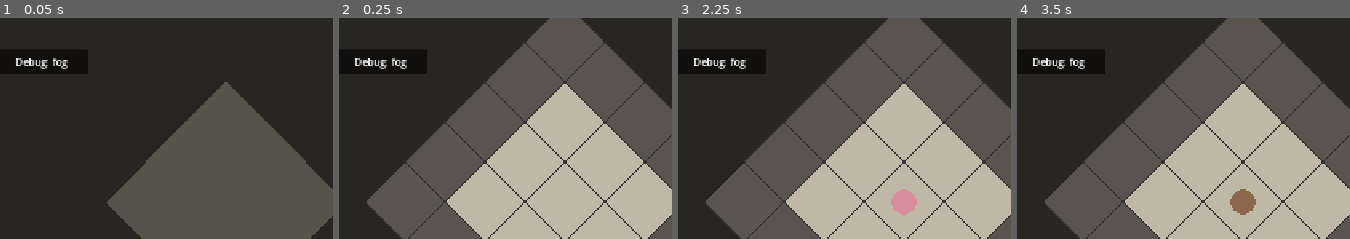
Above: before the commit, frames 1-4 (left to right).
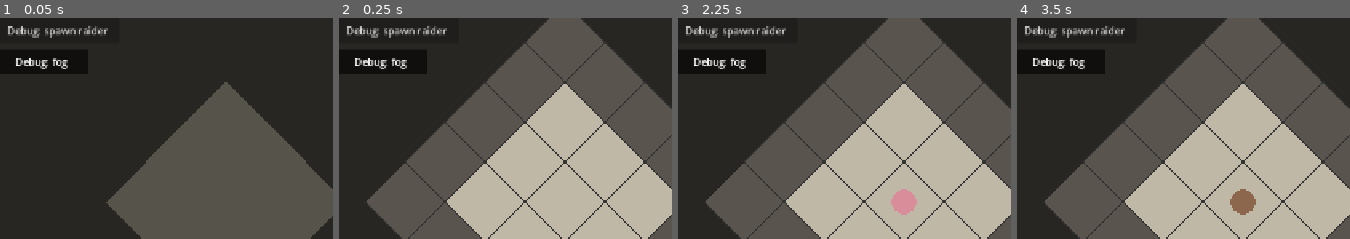
Above: after the commit, the same moments.

Repository: SirSizzle24/mazelord
Game: Godot game, scene res://Scenes/main.tscn
Two runs of this game, one before a commit and one after it. Both use one fixed random seed, a clock stepped at 60 frames per second and the inputs below.
Inputs (mouse positions are % of the whole screen's width and height, from its top left):
- Up to frame 1 (0.05 s): no input
- Up to frame 2 (0.25 s): no input
- Up to frame 3 (2.25 s): click (32, 19) at 0.5 s, where only the run after the commit has a clickable "Debug: spawn raider"; click "Dig" at 1.25 s; click "Summon Worker (30)" at 2 s
- Up to frame 4 (3.5 s): click "Summon Roundhead (20)" at 2.75 s
The pictures show only the part of the screen within x 23-73%, y 17-67%; the shares and areas given below are measured in that part.

The runs differ from the first frame. In frame 1, 0.7% of the frame differs, in the area x 2-33%, y 3-10%; in frame 2, 0.7%; in frame 3, 0.7%; in frame 4, 0.7%.

Commit message:
Combat basics: shared fighter script, raiders, downed troops

Diff:
--- a/Scenes/main.tscn
+++ b/Scenes/main.tscn
@@ -12,6 +12,7 @@
 [ext_resource type="Script" path="res://scripts/fog.gd" id="10_fog"]
 [ext_resource type="Script" path="res://scripts/job_dispatcher.gd" id="11_jobs"]
 [ext_resource type="Script" path="res://scripts/roster.gd" id="12_roster"]
+[ext_resource type="PackedScene" path="res://Scenes/raider.tscn" id="13_raiderscene"]
 
 [node name="Main" type="Node2D" unique_id=1161609498]
 
@@ -23,13 +24,15 @@
 grid = NodePath("../Grid")
 rooms = NodePath("../Rooms")
 
-[node name="Dungeon" type="Node" parent="." node_paths=PackedStringArray("grid", "units_parent", "rooms", "dispatcher")]
+[node name="Dungeon" type="Node" parent="." node_paths=PackedStringArray("grid", "units_parent", "rooms", "dispatcher", "fog")]
 script = ExtResource("5_dungeon")
 grid = NodePath("../Grid")
 unit_scene = ExtResource("6_unitscene")
 units_parent = NodePath("..")
 rooms = NodePath("../Rooms")
 dispatcher = NodePath("../JobDispatcher")
+raider_scene = ExtResource("13_raiderscene")
+fog = NodePath("../Fog")
 
 [node name="JobDispatcher" type="Node" parent="." node_paths=PackedStringArray("grid", "fog", "rooms")]
 script = ExtResource("11_jobs")
@@ -249,3 +252,10 @@
 [node name="Rows" type="VBoxContainer" parent="UI/RosterPanel/Scroll"]
 layout_mode = 2
 size_flags_horizontal = 3
+
+[node name="DebugRaiderButton" type="Button" parent="UI"]
+offset_left = 270.0
+offset_top = 130.0
+offset_right = 470.0
+offset_bottom = 170.0
+text = "Debug: spawn raider"
--- /dev/null
+++ b/Scenes/raider.tscn
@@ -0,0 +1,6 @@
+[gd_scene format=3]
+
+[ext_resource type="Script" path="res://scripts/raider.gd" id="1_raider"]
+
+[node name="Raider" type="Node2D"]
+script = ExtResource("1_raider")
--- a/scripts/dungeon.gd
+++ b/scripts/dungeon.gd
@@ -8,9 +8,15 @@
 
 ## Every troop type that can be summoned. Fungi only for now.
 const TROOP_TYPES := {
-	"worker": {"name": "Worker", "cost": 30, "color": Color(0.85, 0.55, 0.60), "can_dig": true},
-	"roundhead": {"name": "Roundhead", "cost": 20, "color": Color(0.55, 0.40, 0.30), "can_dig": false},
+	"worker": {"name": "Worker", "cost": 30, "color": Color(0.85, 0.55, 0.60), "can_dig": true,
+		"health": 30.0, "damage": 3.0, "range": 50.0, "attack_interval": 1.2},
+	"roundhead": {"name": "Roundhead", "cost": 20, "color": Color(0.55, 0.40, 0.30), "can_dig": false,
+		"health": 60.0, "damage": 8.0, "range": 55.0, "attack_interval": 1.0},
 }
+## The generic raider for the prototype. Stats are placeholders to tune.
+const RAIDER_STATS := {"health": 40.0, "damage": 6.0, "range": 52.0, "attack_interval": 1.0}
+const RAIDER_MIN_DISTANCE := 10.0  # debug raiders appear at least this many tiles from the core
+
 ## Every furnishing that can be built. Size is in tiles along the grid; costs are placeholders to tune.
 ## Furnishings block movement unless they say "blocks": false.
 const FURNISHINGS := {
@@ -70,6 +76,8 @@
 @export var units_parent: Node2D      # where new units are placed in the scene tree
 @export var rooms: Node              # tells us which beds and crop beds are in working rooms
 @export var dispatcher: Node         # hands out work; every new troop gets a link to it
+@export var raider_scene: PackedScene
+@export var fog: Node2D             # raiders hide in it, and debug raiders appear on seen ground
 
 var mana := 100
 var food := 20
@@ -155,6 +163,25 @@
 			treasure += 1
 		"lore":
 			lore_found.emit(LORE_TEXTS[item["lore_index"] % LORE_TEXTS.size()])
+
+
+## Debug: drops a raider on a random seen floor tile far enough from the core. Returns false if none fits.
+func spawn_raider() -> bool:
+	var spots: Array[Vector2i] = []
+	for x in grid.GRID_WIDTH:
+		for y in grid.GRID_HEIGHT:
+			var tile := Vector2i(x, y)
+			if grid.is_floor(tile) and fog.is_known(tile) and tile.distance_to(grid.START_CENTER) >= RAIDER_MIN_DISTANCE:
+				spots.append(tile)
+	if spots.is_empty():
+		return false
+	var raider: Node2D = raider_scene.instantiate()
+	raider.grid = grid
+	raider.fog = fog
+	raider.set_stats(RAIDER_STATS)
+	raider.position = grid.tile_to_screen(spots.pick_random())
+	units_parent.add_child(raider)
+	return true
 
 
 func troop_count() -> int:
--- /dev/null
+++ b/scripts/fighter.gd
@@ -0,0 +1,103 @@
+extends Node2D
+## Shared by troops and raiders: health, attacking the nearest enemy in range, and being downed.
+## unit.gd and raider.gd "extend" this script, so they inherit everything here and add their own parts.
+
+const TARGET_CHECK := 0.2  # seconds between looks for a target
+const FLASH_TIME := 0.12  # how long an attack line shows
+
+var max_health := 30.0
+var health := 30.0
+var damage := 3.0
+var attack_range := 50.0  # pixels, center to center
+var attack_interval := 1.0  # seconds between attacks
+var enemy_group := "raiders"  # the group this fighter attacks
+var downed := false
+
+var attack_cooldown := 0.0
+var target: Node2D = null
+var target_timer := 0.0
+var flash_time_left := 0.0
+var flash_at := Vector2.ZERO  # where the last attack landed, relative to this fighter
+
+
+func set_stats(stats: Dictionary) -> void:
+	max_health = stats["health"]
+	health = max_health
+	damage = stats["damage"]
+	attack_range = stats["range"]
+	attack_interval = stats["attack_interval"]
+
+
+func take_damage(amount: float) -> void:
+	if downed:
+		return
+	health = max(health - amount, 0.0)
+	if health == 0.0:
+		downed = true
+		_on_downed()
+	queue_redraw()
+
+
+## Called once when health reaches zero. Troops and raiders each add what they need.
+func _on_downed() -> void:
+	pass
+
+
+## Runs combat for one frame. Returns true if there's an enemy in range (whether or not it attacked
+## this frame), so raiders know to stand and fight.
+func _fight(delta: float) -> bool:
+	if downed:
+		return false
+	attack_cooldown = max(attack_cooldown - delta, 0.0)
+	if flash_time_left > 0.0:
+		flash_time_left -= delta
+		queue_redraw()
+
+	target_timer -= delta
+	if target_timer <= 0.0 or not _target_still_good():
+		target_timer = TARGET_CHECK
+		target = _nearest_enemy_in_range()
+	if target == null:
+		return false
+
+	if attack_cooldown == 0.0:
+		target.take_damage(damage)
+		attack_cooldown = attack_interval
+		flash_at = target.position - position
+		flash_time_left = FLASH_TIME
+		queue_redraw()
+	return true
+
+
+func _target_still_good() -> bool:
+	return target != null and is_instance_valid(target) and not target.downed \
+		and position.distance_to(target.position) <= attack_range
+
+
+func _nearest_enemy_in_range() -> Node2D:
+	var best: Node2D = null
+	var best_distance := attack_range
+	for enemy in get_tree().get_nodes_in_group(enemy_group):
+		if enemy.downed:
+			continue
+		var distance := position.distance_to(enemy.position)
+		if distance <= best_distance:
+			best = enemy
+			best_distance = distance
+	return best
+
+
+## The combat marks drawn over a fighter: a health bar once hurt, an attack line, and an X when downed.
+func _draw_combat(radius: float) -> void:
+	if downed:
+		var a := radius * 0.7
+		draw_line(Vector2(-a, -a), Vector2(a, a), Color.BLACK, 3.0)
+		draw_line(Vector2(-a, a), Vector2(a, -a), Color.BLACK, 3.0)
+		return
+	if health < max_health:
+		var width := radius * 2.0
+		var top_left := Vector2(-radius, radius + 6.0)
+		draw_rect(Rect2(top_left, Vector2(width, 4.0)), Color(0.2, 0.2, 0.2))
+		draw_rect(Rect2(top_left, Vector2(width * health / max_health, 4.0)), Color(0.3, 0.9, 0.3))
+	if flash_time_left > 0.0:
+		draw_line(Vector2.ZERO, flash_at, Color(1.0, 0.9, 0.4), 2.0)
--- a/scripts/fog.gd
+++ b/scripts/fog.gd
@@ -64,6 +64,11 @@
 	return not fog_enabled or memory.has(tile) or visible_tiles.has(tile)
 
 
+## True if a troop can see this tile right now (always, with the fog off). Raiders use it to hide.
+func is_in_sight(tile: Vector2i) -> bool:
+	return not fog_enabled or visible_tiles.has(tile)
+
+
 ## Debug: hides or shows the fog. With it off, every tile counts as known.
 func set_fog_enabled(enabled: bool) -> void:
 	fog_enabled = enabled
--- a/scripts/hud.gd
+++ b/scripts/hud.gd
@@ -31,6 +31,7 @@
 	$SummonRoundheadButton.pressed.connect(func(): dungeon.summon("roundhead"))
 	$DebugManaButton.pressed.connect(func(): dungeon.add_mana(100))
 	$DebugFogButton.toggled.connect(fog.set_fog_enabled)  # pressed = fog on
+	$DebugRaiderButton.pressed.connect(func(): dungeon.spawn_raider())
 	dungeon.lore_found.connect(_on_lore_found)
 	lore_label.visible = false
 
--- /dev/null
+++ b/scripts/raider.gd
@@ -0,0 +1,43 @@
+extends "res://scripts/fighter.gd"
+## A raider: heads for your dungeon's core and stops to fight any troop in its way.
+## Only shows while one of your troops can see it.
+
+const SPEED := 150.0  # pixels per second
+const RADIUS := 18.0
+const COLOR := Color(0.85, 0.20, 0.20)
+const REPATH_TIME := 1.0  # seconds between fresh paths, since your dungeon changes as it walks
+
+var grid: Node2D
+var fog: Node2D
+var path: PackedVector2Array = []
+var repath_time_left := 0.0
+
+
+func _ready() -> void:
+	add_to_group("raiders")
+	enemy_group = "units"
+
+
+func _draw() -> void:
+	draw_circle(Vector2.ZERO, RADIUS, COLOR.darkened(0.5) if downed else COLOR)
+	_draw_combat(RADIUS)
+
+
+func _process(delta: float) -> void:
+	visible = fog.is_in_sight(grid.screen_to_tile(position))  # hidden in the fog
+	if downed:
+		return
+	if _fight(delta):
+		return  # stand and fight while a troop is in range
+
+	repath_time_left -= delta
+	if repath_time_left <= 0.0:
+		repath_time_left = REPATH_TIME
+		var core: Vector2 = grid.tile_to_screen(grid.START_CENTER)
+		var map: RID = get_world_2d().navigation_map
+		path = NavigationServer2D.map_get_path(map, position, core, true)  # gets as close as it can
+	if path.is_empty():
+		return
+	position = position.move_toward(path[0], SPEED * delta)
+	if position == path[0]:
+		path.remove_at(0)
--- a/scripts/unit.gd
+++ b/scripts/unit.gd
@@ -1,5 +1,6 @@
-extends Node2D
+extends "res://scripts/fighter.gd"
 ## A troop: a colored circle that walks freely along a navigation path.
+## Combat (health, attacking raiders in range, being downed) comes from fighter.gd.
 ## Workers dig marked rock and build blueprints. The job dispatcher hands out the work; a worker
 ## tells it when it's free.
 
@@ -33,10 +34,12 @@
 	type_id = new_type_id
 	color = troop_type["color"]
 	can_dig = troop_type["can_dig"]
+	set_stats(troop_type)
 
 
 func _ready() -> void:
 	add_to_group("units")  # lets the controller find every unit
+	enemy_group = "raiders"
 	grid.dig(start_tile)  # make sure it starts on floor
 	position = grid.tile_to_screen(start_tile)
 
@@ -47,13 +50,14 @@
 
 
 func _draw() -> void:
-	draw_circle(Vector2.ZERO, RADIUS, color)
+	draw_circle(Vector2.ZERO, RADIUS, color.darkened(0.5) if downed else color)
 	if selected:
 		draw_arc(Vector2.ZERO, RADIUS + 4.0, 0.0, TAU, 32, Color.YELLOW, 2.0)
 	if flight > 0:
 		# Flight and element above the troop, e.g. "2-1".
 		draw_string(ThemeDB.fallback_font, Vector2(-30, -RADIUS - 6.0), "%d-%d" % [flight, element],
 			HORIZONTAL_ALIGNMENT_CENTER, 60, 16, Color.WHITE)
+	_draw_combat(RADIUS)
 	if not job.is_empty() and job["kind"] == "haul" and job["carrying"]:
 		# A carried item rides above the troop.
 		draw_circle(Vector2(0, -RADIUS - 8.0), 7.0, grid.ITEM_COLORS[job["item"]["kind"]])
@@ -81,7 +85,7 @@
 ## The dispatcher only gives work to idle workers, so a troop sent somewhere finishes the trip first.
 ## Workers in a flight belong to the army, not the workforce, so they're never idle workers.
 func is_idle_worker() -> bool:
-	return can_dig and flight == 0 and job.is_empty() and path.is_empty()
+	return can_dig and not downed and flight == 0 and job.is_empty() and path.is_empty()
 
 
 ## Puts the troop in a flight and element (flight 0 takes it out). Joining a flight stops dungeon work.
@@ -97,6 +101,8 @@
 
 ## Walks to a point (snapped onto walkable ground). Used by flight moves. Cancels any work.
 func move_to_point(point: Vector2) -> void:
+	if downed:
+		return
 	_stop_working()
 	var map: RID = get_world_2d().navigation_map
 	_walk_to(NavigationServer2D.map_get_closest_point(map, point))
@@ -140,6 +146,8 @@
 
 ## Walks to the center of a floor tile. Cancels any work.
 func move_to(target_tile: Vector2i) -> void:
+	if downed:
+		return
 	_stop_working()
 	if grid.is_floor(target_tile):
 		_walk_to(grid.tile_to_screen(target_tile))
@@ -148,8 +156,8 @@
 ## The player's direct order: work on the job at the tapped tile if it's free; otherwise go back to
 ## the dispatcher for whatever's closest.
 func start_working(tapped: Vector2i) -> void:
-	if not can_dig:
-		return  # only workers dig and build
+	if not can_dig or downed:
+		return  # only standing workers dig and build
 	_stop_working()
 	var first := {}
 	var blueprint: Dictionary = grid.blueprint_at(tapped)
@@ -212,9 +220,9 @@
 	var best_path := PackedVector2Array()
 	var best_length := INF
 	for spot in spots:
-		var target: Vector2 = NavigationServer2D.map_get_closest_point(map, spot)  # snap onto walkable ground
-		var candidate: PackedVector2Array = NavigationServer2D.map_get_path(map, position, target, true)
-		if candidate.is_empty() or candidate[candidate.size() - 1].distance_to(target) > RADIUS:
+		var spot_on_ground: Vector2 = NavigationServer2D.map_get_closest_point(map, spot)  # snap onto walkable ground
+		var candidate: PackedVector2Array = NavigationServer2D.map_get_path(map, position, spot_on_ground, true)
+		if candidate.is_empty() or candidate[candidate.size() - 1].distance_to(spot_on_ground) > RADIUS:
 			continue  # can't get there
 		var length := _path_length(candidate)
 		if length < best_length:
@@ -269,7 +277,18 @@
 	return total
 
 
+## A downed troop drops what it's doing. Injuries and recovery come in a later draft.
+func _on_downed() -> void:
+	_stop_working()
+	path = PackedVector2Array()
+	set_selected(false)
+
+
 func _process(delta: float) -> void:
+	if downed:
+		return
+	_fight(delta)  # attacks any raider in range, even while walking
+
 	# The player may have cancelled this job (unmarked the rock or removed the blueprint).
 	if not job.is_empty() and not grid.job_still_exists(job):
 		_release_job()
Not shown, added: scripts/fighter.gd.uid
Not shown, added: scripts/raider.gd.uid
